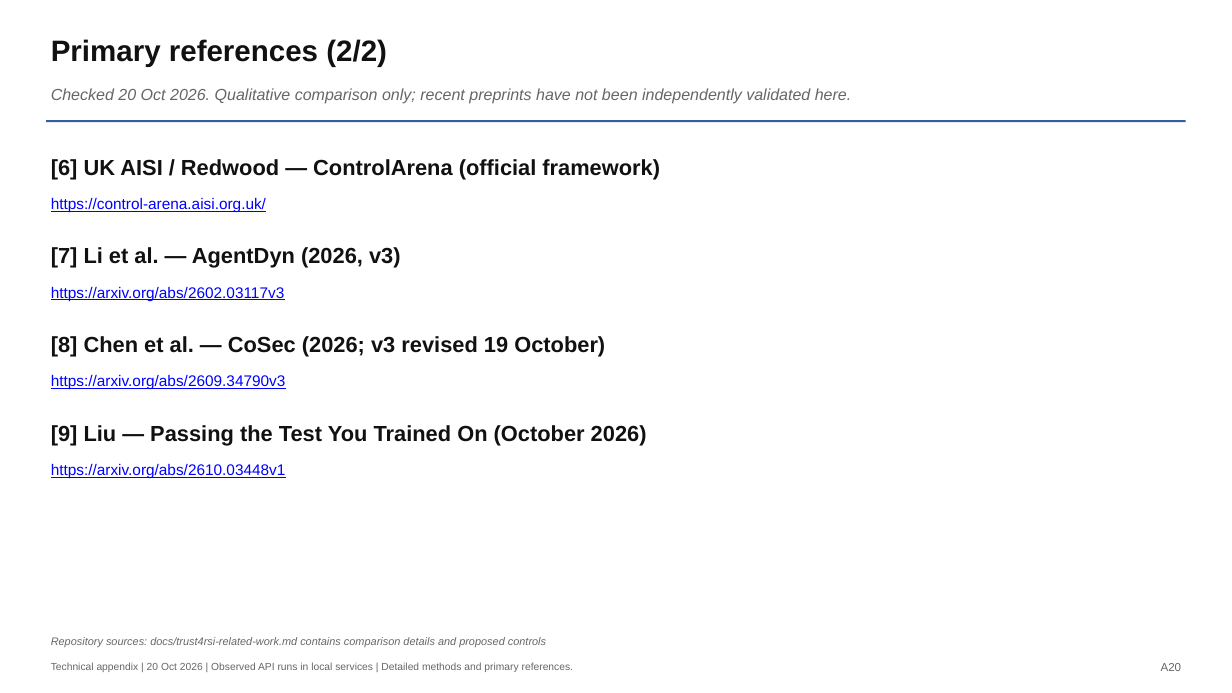
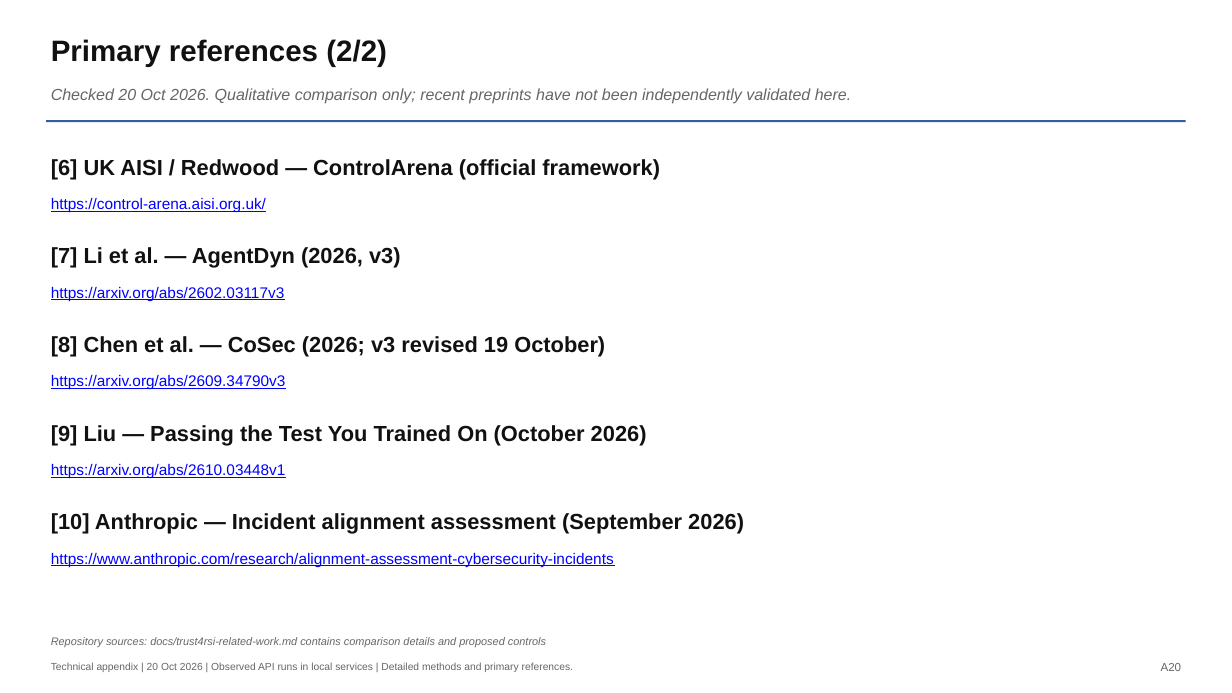
Before and after one commit to lijiawei20161002/containment-extension, a slide deck: slide 20 of slides/trust4rsi-paper-deck/trust4rsi-technical-appendix.pptx. Drawn at 1232x693 pixels with LibreOffice and Linux fonts; fonts in the diff are those of the drawing. Boxes give left, top, right and bottom in pixels: in the first picture for what was removed or moved away, otherwise in the second. Text is boxed around its words. In the diff, an @@ line names an element or a change of style, - is before the commit and + after.

Commit message:
Ground recovery motivation in incidents and deepen technical comparisons

```diff
--- a/slides/trust4rsi-paper-deck/trust4rsi-technical-appendix.pptx
+++ b/slides/trust4rsi-paper-deck/trust4rsi-technical-appendix.pptx
@@ text added at [51, 513, 744, 534], 17 pt, text #111111, bold @@
+[10] Anthropic — Incident alignment assessment (September 2026)
@@ text added at [51, 553, 614, 567], 12 pt, text #0000FF, underline @@
+https://www.anthropic.com/research/alignment-assessment-cybersecurity-incidents
```
Also in this commit, not shown: 3 other slides changed, 4 slides added, 52 other files.
